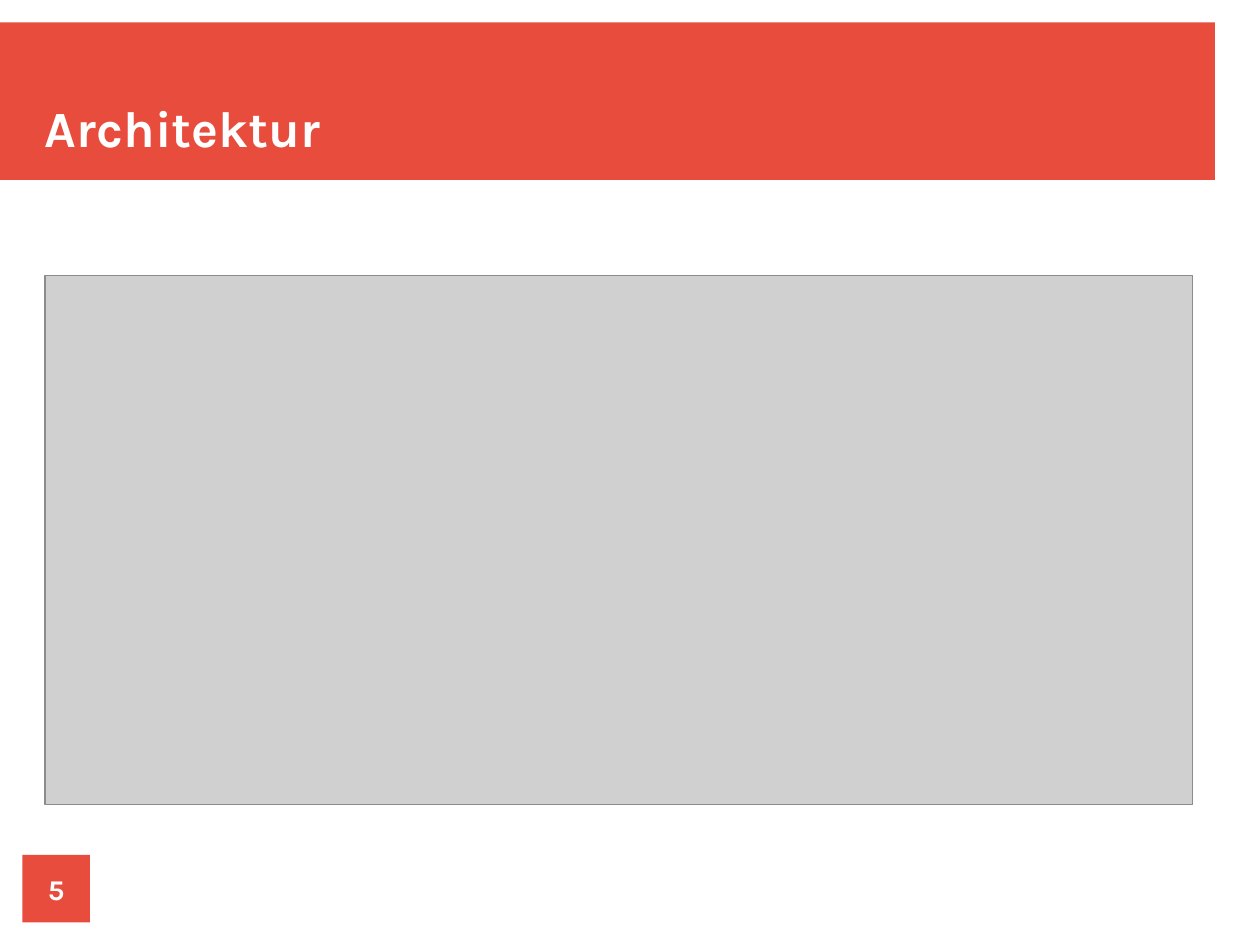
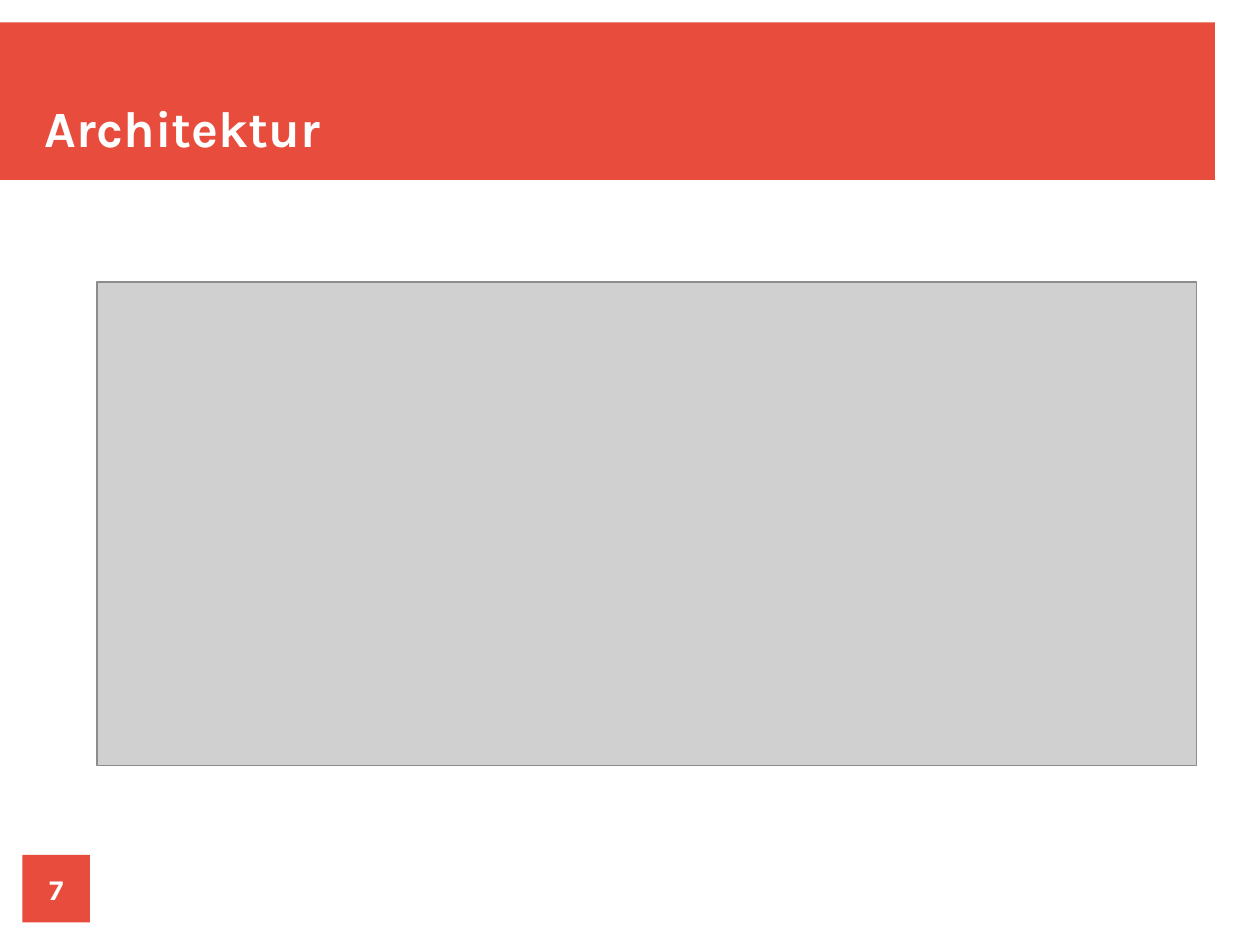
Before and after one commit to LSI-UniKonstanz/vanted, a slide deck: slide 7 of stressminimization/orga/presentation/Präsentation.odp (slide 5 before the commit). Drawn at 1260x945 pixels with LibreOffice and Linux fonts; fonts in the diff are those of the drawing; grey boxes stand for pictures. Boxes give left, top, right and bottom in pixels: in the first picture for what was removed or moved away, otherwise in the second. Text is boxed around its words. In the diff, an @@ line names an element or a change of style, - is before the commit and + after.

```diff
--- a/stressminimization/orga/presentation/Präsentation.odp
+++ b/stressminimization/orga/presentation/Präsentation.odp
@@ picture: place and size @@
-picture at [45,276,1193,804]
+picture at [97,282,1197,766]
@@ page number at [49,881,63,900]: text changed @@
-5
+7
```
Also in this commit, not shown: 3 other slides changed, 5 slides added, 2 slides removed, 4 other files.
